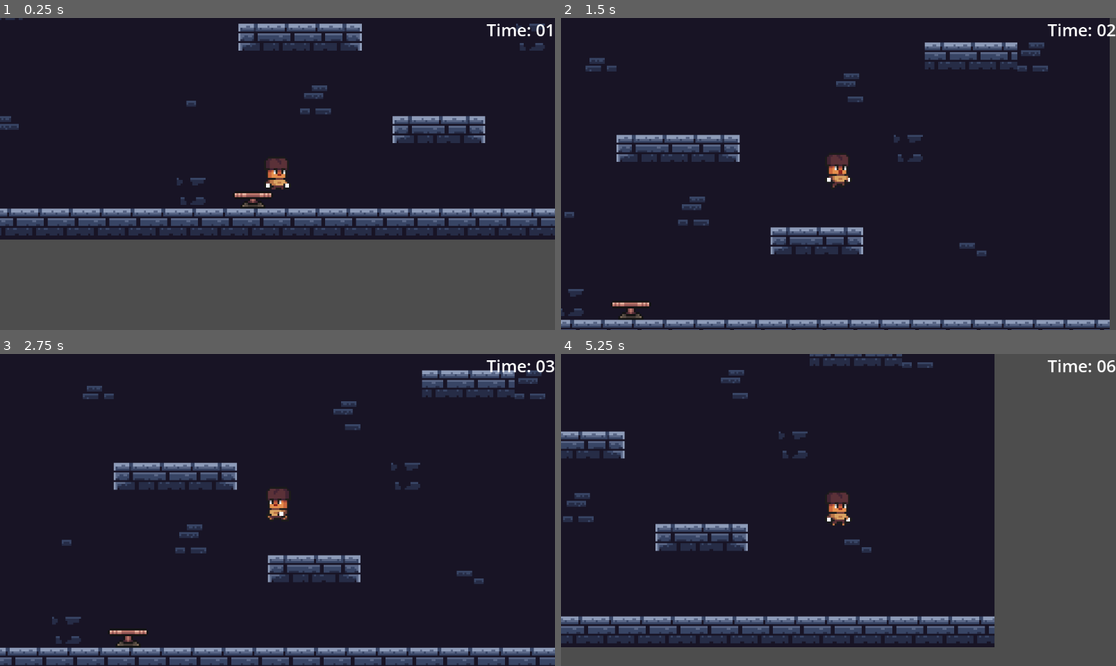
Above: before the commit, frames 1-4 (two rows, left to right).
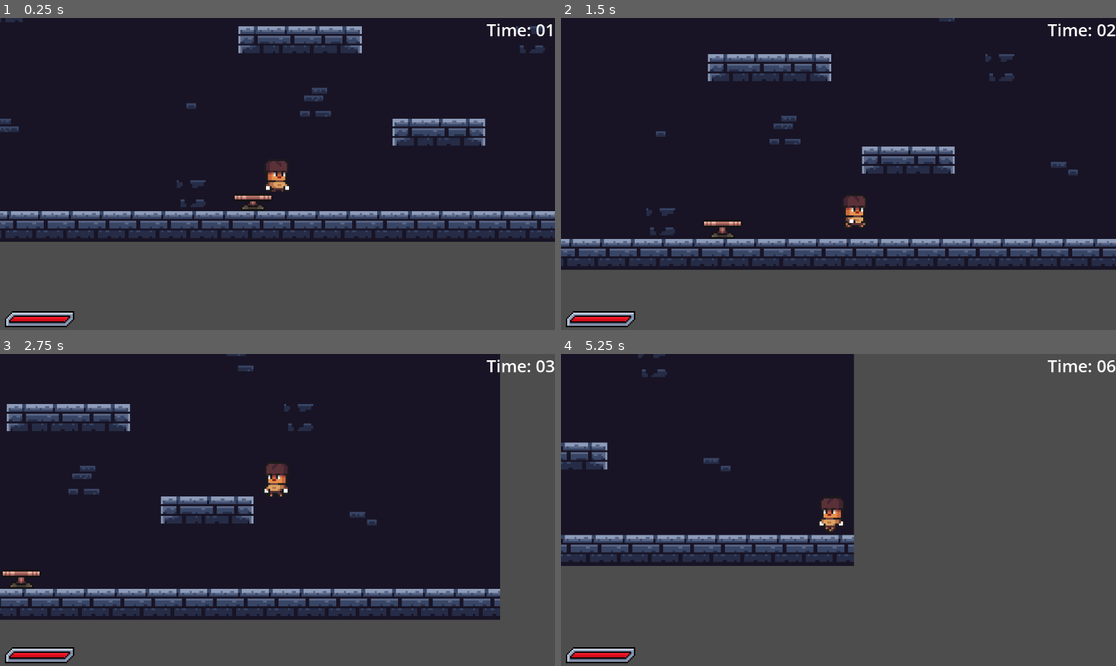
Above: after the commit, the same moments.

Repository: AlecF206/GameOff2024
Game: Godot game, scene res://scenes/level.tscn
Two runs of this game, one before a commit and one after it. Both use one fixed random seed, a clock stepped at 60 frames per second and the inputs below.
Inputs (mouse positions are in pixels of both pictures, inside the frame that each line leads up to):
- Up to frame 1 (0.25 s): no input
- Up to frame 2 (1.5 s): move the mouse to (960, 158) at 0.52 s; press the mouse at (960, 158) at 0.53 s; hold D (right) from 0.53 s (still down); tap Space (jump) at 0.77, 0.8, 1.07, 1.35 s; move the mouse to (727, 189) at 1.27 s; release the mouse at (727, 189) at 1.28 s
- Up to frame 3 (2.75 s): tap Space (jump) at 1.52, 1.82, 2.3 s; click (166, 525) at 1.55 s; move the mouse to (333, 441) at 2.02 s; release D (right) at 2.03 s; press the mouse at (333, 441) at 2.03 s; hold A (left) from 2.03 s (still down)
- Up to frame 4 (5.25 s): move the mouse to (810, 572) at 2.77 s; release A (left) at 2.78 s; release the mouse at (810, 572) at 2.78 s; hold D (right) 2.78-4.28 s; click (810, 572) at 2.85 s; tap Space (jump) at 3.02, 3.32, 3.6, 3.77, 4.07, 4.52, 4.82 s; move the mouse to (1005, 556) at 3.52 s; move the mouse to (672, 463) at 4.27 s; hold A (left) 4.28-5.03 s; click (672, 463) at 4.35 s; move the mouse to (866, 510) at 5.02 s; press the mouse at (866, 510) at 5.03 s; hold D (right) from 5.03 s (still down)

The runs differ from the first frame. In frame 1, 10% of the frame differs, in the area x 0-100%, y 0-100%; in frame 2, 34%; in frame 3, 35%; in frame 4, 43%, in the area x 0-79%, y 0-100%.

Commit message:
tweeked movment and added spikes

Diff:
--- a/gameoff/scenes/UIs/game_ui.tscn
+++ b/gameoff/scenes/UIs/game_ui.tscn
@@ -1,6 +1,9 @@
-[gd_scene load_steps=2 format=3 uid="uid://b1tqh21lid516"]
+[gd_scene load_steps=5 format=3 uid="uid://b1tqh21lid516"]
 
 [ext_resource type="Script" path="res://scripts/UIs/game_ui.gd" id="1_yuabj"]
+[ext_resource type="Texture2D" uid="uid://df56f31pfuq3g" path="res://assets/PixelHealthBack.png" id="2_sqsal"]
+[ext_resource type="Texture2D" uid="uid://dn70euwejjyhi" path="res://assets/PixelHealthBorder.png" id="3_ke5vx"]
+[ext_resource type="Texture2D" uid="uid://bx4yrcngkanio" path="res://assets/PixelHealthFill.png" id="4_8axe7"]
 
 [node name="GameUi" type="Control"]
 layout_mode = 3
@@ -21,3 +24,23 @@
 grow_horizontal = 0
 theme_override_font_sizes/font_size = 35
 text = "Time : 0"
+
+[node name="MarginContainer" type="MarginContainer" parent="."]
+layout_mode = 1
+anchors_preset = 2
+anchor_top = 1.0
+anchor_bottom = 1.0
+offset_top = -48.0
+offset_right = 154.0
+grow_vertical = 0
+theme_override_constants/margin_left = 10
+
+[node name="TextureProgressBar" type="TextureProgressBar" parent="MarginContainer"]
+layout_mode = 2
+min_value = 10.0
+max_value = 110.0
+value = 10.0
+nine_patch_stretch = true
+texture_under = ExtResource("2_sqsal")
+texture_over = ExtResource("3_ke5vx")
+texture_progress = ExtResource("4_8axe7")
--- a/gameoff/scenes/level.tscn
+++ b/gameoff/scenes/level.tscn
@@ -164,7 +164,7 @@
 [node name="TileMapLayer" type="TileMapLayer" parent="."]
 z_index = -1
 scale = Vector2(4, 4)
-tile_map_data = PackedByteArray("AAAAAAoAAAACAAEAAAABAAoAAAA …(7675 unchanged characters)… f/AAACAAIAAADl//j/AAACAAIAAADl//n/AAACAAEAAADl//r/AAACAAIAAADl//v/AAACAAIAAADl//z/AAACAAIAAADl//3 …(16127 unchanged characters)…
+tile_map_data = PackedByteArray("AAAAAAoAAAACAAEAAAABAAoAAAA …(7675 unchanged characters)… f/AAACAAIAAADl//j/AAACAAIAAADl//n/AAACAAIAAADl//r/AAACAAEAAADl//v/AAACAAIAAADl//z/AAACAAIAAADl//3 …(16127 unchanged characters)…
 tile_set = SubResource("TileSet_po4po")
 
 [node name="Traps" type="Node2D" parent="."]
@@ -178,20 +178,24 @@
 velocity = Vector2(0, -1000)
 
 [node name="JumperTrap3" parent="Traps" instance=ExtResource("3_v5l1n")]
-position = Vector2(-1696, -480)
+position = Vector2(-1696, -416)
 velocity = Vector2(0, -950)
 
-[node name="SpikeTrap" parent="Traps" instance=ExtResource("4_e0ryh")]
+[node name="SpikeTrap" parent="Traps" node_paths=PackedStringArray("player") instance=ExtResource("4_e0ryh")]
 position = Vector2(-2048, -856)
-
-[node name="SpikeTrap3" parent="Traps" instance=ExtResource("4_e0ryh")]
+player = NodePath("../../Player")
+
+[node name="SpikeTrap3" parent="Traps" node_paths=PackedStringArray("player") instance=ExtResource("4_e0ryh")]
 position = Vector2(-2240, -856)
-
-[node name="SpikeTrap2" parent="Traps" instance=ExtResource("4_e0ryh")]
+player = NodePath("../../Player")
+
+[node name="SpikeTrap2" parent="Traps" node_paths=PackedStringArray("player") instance=ExtResource("4_e0ryh")]
 position = Vector2(-2048, -592)
-
-[node name="SpikeTrap4" parent="Traps" instance=ExtResource("4_e0ryh")]
+player = NodePath("../../Player")
+
+[node name="SpikeTrap4" parent="Traps" node_paths=PackedStringArray("player") instance=ExtResource("4_e0ryh")]
 position = Vector2(-2240, -592)
+player = NodePath("../../Player")
 
 [node name="SpeedAltar" parent="." node_paths=PackedStringArray("player") instance=ExtResource("5_dvarl")]
 position = Vector2(-800, 416)
--- a/gameoff/scenes/player.tscn
+++ b/gameoff/scenes/player.tscn
@@ -599,10 +599,13 @@
 scale = Vector2(4, 4)
 collision_layer = 2
 script = ExtResource("1_yq2yk")
+acceleration = 800
+decceleration = 1200
+gravity = Vector2(0, 1000)
 
 [node name="AnimatedSprite2D" type="AnimatedSprite2D" parent="."]
 sprite_frames = SubResource("SpriteFrames_ruu0c")
-animation = &"Jump"
+animation = &"Hurt"
 autoplay = "Idle"
 
 [node name="CollisionPolygon2D" type="CollisionPolygon2D" parent="."]
@@ -610,6 +613,7 @@
 polygon = PackedVector2Array(-6, -9, 3, -9, 5, -7, 5, 2, 6, 2, 6, 3, 5, 5, 3, 6, 4, 7, 4, 8, -5, 8, -6, 7, -8, 7, -9, 6, -9, 4, -8, 3, -8, -7)
 
 [node name="Camera2D" type="Camera2D" parent="."]
+position_smoothing_enabled = true
 
 [node name="CanvasLayer" type="CanvasLayer" parent="."]
 
--- a/gameoff/scenes/speed_altar.tscn
+++ b/gameoff/scenes/speed_altar.tscn
@@ -1,10 +1,10 @@
-[gd_scene load_steps=7 format=3 uid="uid://dss2cd5nrow1k"]
+[gd_scene load_steps=10 format=3 uid="uid://dss2cd5nrow1k"]
 
 [ext_resource type="Texture2D" uid="uid://20jkol60sy6o" path="res://assets/AltarBrick.png" id="1_0b4wk"]
 [ext_resource type="Script" path="res://scripts/speed_altar.gd" id="1_lgxga"]
 
 [sub_resource type="RectangleShape2D" id="RectangleShape2D_b70c6"]
-size = Vector2(242, 204)
+size = Vector2(242, 133)
 
 [sub_resource type="Gradient" id="Gradient_3eooe"]
 colors = PackedColorArray(0, 0, 1, 1, 0, 1, 1, 1)
@@ -25,6 +25,115 @@
 scale_max = 3.0
 color_initial_ramp = SubResource("GradientTexture1D_sf1mb")
 
+[sub_resource type="Animation" id="Animation_tsylw"]
+resource_name = "activate"
+length = 2.0
+tracks/0/type = "value"
+tracks/0/imported = false
+tracks/0/enabled = true
+tracks/0/path = NodePath("Sprite2D:modulate")
+tracks/0/interp = 1
+tracks/0/loop_wrap = true
+tracks/0/keys = {
+"times": PackedFloat32Array(0, 2),
+"transitions": PackedFloat32Array(1, 1),
+"update": 0,
+"values": [Color(1, 1, 1, 1), Color(1, 1, 1, 0.713726)]
+}
+tracks/1/type = "value"
+tracks/1/imported = false
+tracks/1/enabled = true
+tracks/1/path = NodePath("Stat:visible")
+tracks/1/interp = 1
+tracks/1/loop_wrap = true
+tracks/1/keys = {
+"times": PackedFloat32Array(0, 2),
+"transitions": PackedFloat32Array(1, 1),
+"update": 1,
+"values": [true, false]
+}
+tracks/2/type = "value"
+tracks/2/imported = false
+tracks/2/enabled = true
+tracks/2/path = NodePath("Stat:position")
+tracks/2/interp = 1
+tracks/2/loop_wrap = true
+tracks/2/keys = {
+"times": PackedFloat32Array(0, 2),
+"transitions": PackedFloat32Array(1, 1),
+"update": 0,
+"values": [Vector2(-73, -28), Vector2(-150, -100)]
+}
+tracks/3/type = "value"
+tracks/3/imported = false
+tracks/3/enabled = true
+tracks/3/path = NodePath("Stat:modulate")
+tracks/3/interp = 1
+tracks/3/loop_wrap = true
+tracks/3/keys = {
+"times": PackedFloat32Array(0, 2),
+"transitions": PackedFloat32Array(1, 1),
+"update": 0,
+"values": [Color(1, 1, 1, 1), Color(1, 1, 1, 0.611765)]
+}
+
+[sub_resource type="Animation" id="Animation_vrno4"]
+length = 0.001
+tracks/0/type = "value"
+tracks/0/imported = false
+tracks/0/enabled = true
+tracks/0/path = NodePath("Sprite2D:modulate")
+tracks/0/interp = 1
+tracks/0/loop_wrap = true
+tracks/0/keys = {
+"times": PackedFloat32Array(0),
+"transitions": PackedFloat32Array(1),
+"update": 0,
+"values": [Color(1, 1, 1, 1)]
+}
+tracks/1/type = "value"
+tracks/1/imported = false
+tracks/1/enabled = true
+tracks/1/path = NodePath("Stat:visible")
+tracks/1/interp = 1
+tracks/1/loop_wrap = true
+tracks/1/keys = {
+"times": PackedFloat32Array(0),
+"transitions": PackedFloat32Array(1),
+"update": 1,
+"values": [false]
+}
+tracks/2/type = "value"
+tracks/2/imported = false
+tracks/2/enabled = true
+tracks/2/path = NodePath("Stat:position")
+tracks/2/interp = 1
+tracks/2/loop_wrap = true
+tracks/2/keys = {
+"times": PackedFloat32Array(0),
+"transitions": PackedFloat32Array(1),
+"update": 0,
+"values": [Vector2(-73, -28)]
+}
+tracks/3/type = "value"
+tracks/3/imported = false
+tracks/3/enabled = true
+tracks/3/path = NodePath("Stat:modulate")
+tracks/3/interp = 1
+tracks/3/loop_wrap = true
+tracks/3/keys = {
+"times": PackedFloat32Array(0),
+"transitions": PackedFloat32Array(1),
+"update": 0,
+"values": [Color(1, 1, 1, 1)]
+}
+
+[sub_resource type="AnimationLibrary" id="AnimationLibrary_drwxy"]
+_data = {
+"RESET": SubResource("Animation_vrno4"),
+"activate": SubResource("Animation_tsylw")
+}
+
 [node name="SpeedAltar" type="Area2D"]
 collision_layer = 0
 collision_mask = 2
@@ -36,7 +145,7 @@
 
 [node name="CollisionShape2D" type="CollisionShape2D" parent="."]
 visible = false
-position = Vector2(0, 1)
+position = Vector2(0, -34.5)
 shape = SubResource("RectangleShape2D_b70c6")
 
 [node name="GPUParticles2D" type="GPUParticles2D" parent="."]
@@ -50,3 +159,30 @@
 amount = 16
 process_material = SubResource("ParticleProcessMaterial_it4xd")
 lifetime = 2.0
+
+[node name="Label" type="Label" parent="."]
+visible = false
+offset_left = -123.0
+offset_top = -40.0
+offset_right = -31.0
+offset_bottom = 35.0
+text = "speed altar;
+left click
+to activate"
+
+[node name="AnimationPlayer" type="AnimationPlayer" parent="."]
+libraries = {
+"": SubResource("AnimationLibrary_drwxy")
+}
+
+[node name="Stat" type="Label" parent="."]
+visible = false
+offset_left = -73.0
+offset_top = -28.0
+offset_right = 63.0
+offset_bottom = 7.0
+theme_override_font_sizes/font_size = 20
+text = "+100 speed"
+
+[connection signal="body_entered" from="." to="." method="_on_body_entered"]
+[connection signal="body_exited" from="." to="." method="_on_body_exited"]
--- a/gameoff/scenes/spike_trap.tscn
+++ b/gameoff/scenes/spike_trap.tscn
@@ -1,5 +1,6 @@
-[gd_scene load_steps=14 format=3 uid="uid://c5atmep03w6bv"]
+[gd_scene load_steps=15 format=3 uid="uid://c5atmep03w6bv"]
 
+[ext_resource type="Script" path="res://scripts/spike_trap.gd" id="1_3twri"]
 [ext_resource type="Texture2D" uid="uid://c77puku48yjb3" path="res://assets/DungeonTraps/Spike_B.png" id="1_l2cb2"]
 
 [sub_resource type="AtlasTexture" id="AtlasTexture_semk8"]
@@ -74,24 +75,33 @@
 }, {
 "duration": 1.0,
 "texture": SubResource("AtlasTexture_vsg5l")
+}, {
+"duration": 1.0,
+"texture": SubResource("AtlasTexture_semk8")
 }],
-"loop": true,
+"loop": false,
 "name": &"Spike",
 "speed": 5.0
 }]
 
 [sub_resource type="RectangleShape2D" id="RectangleShape2D_kvumc"]
-size = Vector2(32, 16)
+size = Vector2(25.75, 10.75)
 
 [node name="SpikeTrap" type="Area2D"]
 scale = Vector2(4, 4)
+collision_layer = 0
+collision_mask = 2
+script = ExtResource("1_3twri")
 
 [node name="AnimatedSprite2D" type="AnimatedSprite2D" parent="."]
 sprite_frames = SubResource("SpriteFrames_mw550")
 animation = &"Spike"
-frame_progress = 0.272271
+frame = 9
+frame_progress = 1.0
 
 [node name="CollisionShape2D" type="CollisionShape2D" parent="."]
-visible = false
-position = Vector2(0, -2)
+position = Vector2(0.375, -4.125)
 shape = SubResource("RectangleShape2D_kvumc")
+
+[connection signal="body_entered" from="." to="." method="_on_body_entered"]
+[connection signal="animation_finished" from="AnimatedSprite2D" to="." method="_on_animated_sprite_2d_animation_finished"]
--- a/gameoff/scripts/UIs/game_ui.gd
+++ b/gameoff/scripts/UIs/game_ui.gd
@@ -1,4 +1,7 @@
 extends Control
+
+@onready var time_label: Label = $Time
+@onready var health_bar: TextureProgressBar = $MarginContainer/TextureProgressBar
 
 var time := 0:
 	set(val):
@@ -14,13 +17,14 @@
 
 var time_string := "00:00"
 
-@onready var time_label: Label = $Time
-
 func _ready() -> void:
 	set_timer()
 
 func set_timer():
 	time += 1
 	time_label.text = "Time: " + time_string
-	await get_tree().create_timer(1).timeout
+	await get_tree().create_timer(1 * Engine.time_scale).timeout
 	set_timer()
+
+func set_health(hp: float):
+	health_bar.value = hp + 10
--- a/gameoff/scripts/player.gd
+++ b/gameoff/scripts/player.gd
@@ -2,30 +2,51 @@
 
 @onready var sprite: AnimatedSprite2D = $AnimatedSprite2D
 @onready var coyote_timer: Timer = $CoyoteTimer
+@onready var ui: Control = $CanvasLayer/GameUi
 
-@export var speed = 400.0:
+@export_category("movment")
+@export var acceleration := 100
+@export var decceleration := 100
+@export var speed = 400.0
+@export var jump_velocity = -650.0
+@export var gravity := Vector2(0, 980)
+@export var max_fall_speed := 1000
+@export var jump_buffer_time := 0.2
+
+var max_health := 100.0
+
+var jump_buffer_counter := 0.0
+
+var health := 100.0:
 	set(val):
-		speed = val
-		print(val)
-var JUMP_VELOCITY = -650.0
+		health = val
+		ui.set_health(val)
+		print(health)
 
+func _ready() -> void:
+	health = max_health
 
 func _physics_process(delta: float) -> void:
 	if not is_on_floor():
-		velocity += get_gravity() * delta
+		velocity += gravity * delta
+		if velocity.y > max_fall_speed:
+			velocity.y = max_fall_speed
 
 	if Input.is_action_just_pressed("jump"):
 		if is_on_floor() or !coyote_timer.is_stopped():
-			velocity.y = JUMP_VELOCITY
+			velocity.y = jump_velocity
 			sprite.play("Jump")
 
 	var direction := Input.get_axis("left", "right")
 	if direction:
-		velocity.x = direction * speed
+		velocity.x = move_toward(velocity.x, direction * speed, acceleration * delta)
 		if sprite.animation == "Idle":
 			sprite.play("Run")
 	else:
-		velocity.x = move_toward(velocity.x, 0, speed)
+		if is_on_floor():
+			velocity.x = move_toward(velocity.x, 0, decceleration * delta)
+		else:
+			velocity.x = move_toward(velocity.x, 0, speed)
 		if velocity.x == 0 and sprite.animation == "Run":
 			sprite.play("Idle")
 	if velocity.x > 0 and sprite.flip_h:
@@ -45,3 +66,7 @@
 		sprite.play("Run")
 	else:
 		sprite.play("Idle")
+
+func take_damage(dmg: float):
+	health -= dmg
+	sprite.play("Hurt")
--- a/gameoff/scripts/speed_altar.gd
+++ b/gameoff/scripts/speed_altar.gd
@@ -1,6 +1,9 @@
 extends Area2D
 
 var activated := false
+
+@onready var directions: Label = $Label
+@onready var particles: Array[GPUParticles2D] = [$GPUParticles2D, $GPUParticles2D2]
 
 @export var player : CharacterBody2D
 
@@ -8,3 +11,15 @@
 	if player in get_overlapping_bodies() and event.is_action_pressed("activate") and !activated:
 		player.speed += 100
 		activated = true
+		$AnimationPlayer.play("activate")
+		for i in particles:
+			i.emitting = false
+		directions.hide()
+
+func _on_body_entered(_body: Node2D) -> void:
+	if !activated:
+		directions.show()
+
+func _on_body_exited(_body: Node2D) -> void:
+	if !activated:
+		directions.hide()
--- /dev/null
+++ b/gameoff/scripts/spike_trap.gd
@@ -0,0 +1,21 @@
+extends Area2D
+
+@onready var sprite: AnimatedSprite2D = $AnimatedSprite2D
+
+@export var player : CharacterBody2D
+@export var damage := 10
+
+func _ready() -> void:
+	spike()
+
+func spike():
+	sprite.play("Spike")
+	await get_tree().create_timer(.4).timeout
+	if player in get_overlapping_bodies():
+		player.take_damage(damage)
+	await get_tree().create_timer(1.5).timeout
+	spike()
+
+func _on_body_entered(body: Node2D) -> void:
+	if sprite.frame != 0 and sprite.frame != 1 and sprite.frame != 10:
+		body.take_damage(damage)
Binary file added: gameoff/assets/PixelHealthBack.png
Not shown, added: gameoff/assets/PixelHealthBack.png.import
Binary file added: gameoff/assets/PixelHealthBorder.png
Not shown, added: gameoff/assets/PixelHealthBorder.png.import
Binary file added: gameoff/assets/PixelHealthFill.png
Not shown, added: gameoff/assets/PixelHealthFill.png.import
